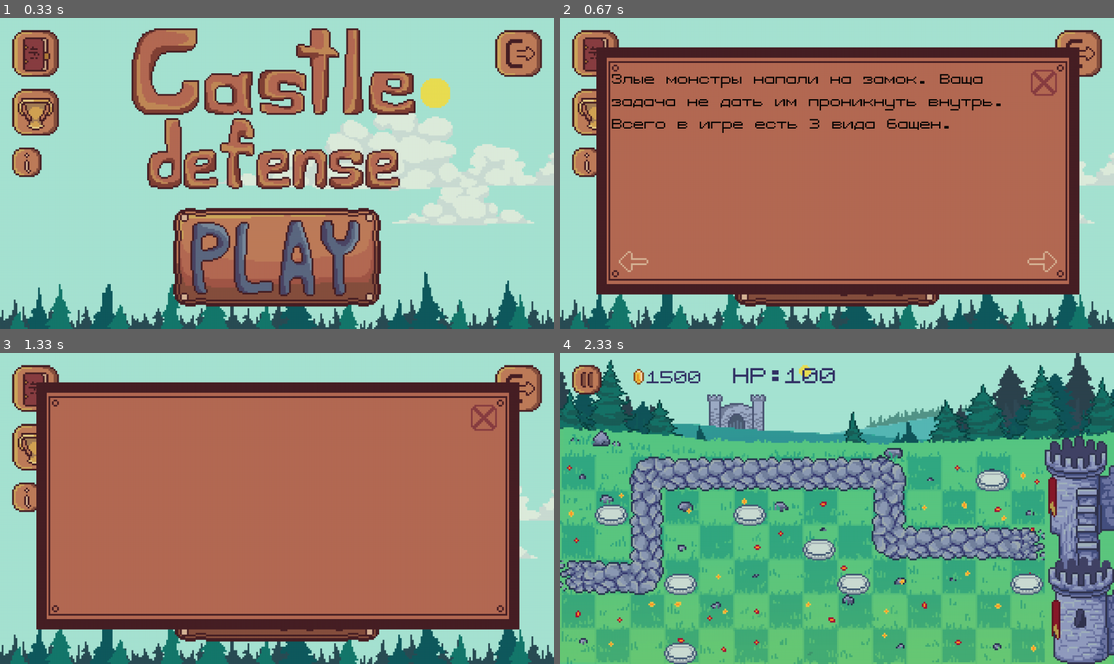
Above: before the commit, frames 1-4 (two rows, left to right).
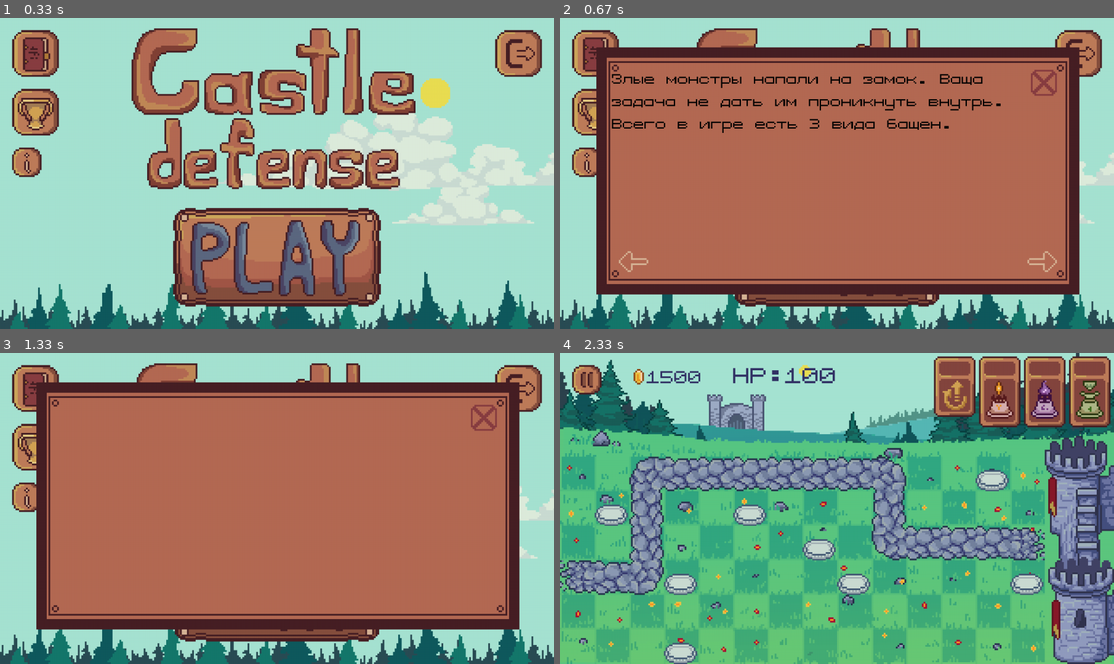
Above: after the commit, the same moments.

Repository: LenaSup/PyGame_project
Game: pygame game, started from main.py
The game is run twice, just before and just after one commit, with the same random seed, the same clock (stepped at 60 frames per second) and the same inputs.
Inputs (mouse positions are in pixels of both pictures, inside the frame that each line leads up to):
- Up to frame 1 (0.33 s): no input
- Up to frame 2 (0.67 s): press the mouse at (593, 52) at 0.37 s; move the mouse to (632, 148) at 0.47 s; release the mouse at (665, 245) at 0.6 s
- Up to frame 3 (1.33 s): press the mouse at (481, 418) at 0.7 s; move the mouse to (326, 405) at 0.8 s; release the mouse at (166, 396) at 0.93 s; press the mouse at (27, 496) at 1.03 s; move the mouse to (221, 527) at 1.13 s; release the mouse at (421, 558) at 1.27 s
- Up to frame 4 (2.33 s): press the mouse at (1041, 418) at 1.37 s; move the mouse to (1014, 402) at 1.47 s; release the mouse at (981, 390) at 1.6 s; press the mouse at (837, 592) at 1.7 s; move the mouse to (936, 580) at 1.8 s; release the mouse at (1030, 570) at 1.93 s; press the mouse at (709, 461) at 2.03 s; move the mouse to (753, 471) at 2.13 s; release the mouse at (803, 480) at 2.27 s

Frame 1 is identical in both runs. In frame 2, 1.1% of the frame differs, in the area x 24-65%, y 3-10%; in frame 3, 1.1%; in frame 4, 6.6%, in the area x 67-100%, y 0-24%.

Commit message:
Промижуиочное

Diff:
--- a/main.py
+++ b/main.py
@@ -203,6 +203,8 @@
             screen.blit(background, (0, 0))
             clouds.draw(screen)
             self.start_menu_sprites.draw(screen)
+            clouds.update()
+            screen.blit(castle_defense, ((size[0] // 320) * 76, (size[1] // 180) * 6))
             for event in pygame.event.get():
                 if event.type == pygame.QUIT:
                     sys.exit()  # Выхлд из игры
@@ -210,8 +212,6 @@
                     pos = pygame.mouse.get_pos()
                     for i in self.start_menu_sprites:
                         i.click(pos, screen)
-            clouds.update()
-            screen.blit(castle_defense, ((size[0] // 320) * 76, (size[1] // 180) * 6))
             pygame.display.flip()
             clock.tick(fps)
 
@@ -413,6 +413,54 @@
                 clock.tick(fps)
 
 
+class Tower1Btn(pygame.sprite.Sprite):
+    def __init__(self, group, size):
+        super().__init__(group)
+        self.type = 1
+        self.image = load_image('tower1_button.png')
+        rect = self.image.get_rect().size
+        self.image = pygame.transform.scale(self.image, ((size[0] // 320) * rect[0], (size[1] // 180) * rect[1]))
+        self.rect = self.image.get_rect()
+        self.rect.left, self.rect.top = (size[0] // 320) * 242, (size[1] // 180) * 2
+        self.size = size
+
+
+class Tower2Btn(pygame.sprite.Sprite):
+    def __init__(self, group, size):
+        super().__init__(group)
+        self.type = 2
+        self.image = load_image('tower2_button.png')
+        rect = self.image.get_rect().size
+        self.image = pygame.transform.scale(self.image, ((size[0] // 320) * rect[0], (size[1] // 180) * rect[1]))
+        self.rect = self.image.get_rect()
+        self.rect.left, self.rect.top = (size[0] // 320) * 268, (size[1] // 180) * 2
+        self.size = size
+
+
+class Tower3Btn(pygame.sprite.Sprite):
+    def __init__(self, group, size):
+        super().__init__(group)
+        self.type = 3
+        self.image = load_image('tower3_button.png')
+        rect = self.image.get_rect().size
+        self.image = pygame.transform.scale(self.image, ((size[0] // 320) * rect[0], (size[1] // 180) * rect[1]))
+        self.rect = self.image.get_rect()
+        self.rect.left, self.rect.top = (size[0] // 320) * 294, (size[1] // 180) * 2
+        self.size = size
+
+
+class UpgradeBtn(pygame.sprite.Sprite):
+    def __init__(self, group, size):
+        super().__init__(group)
+        self.type = 3
+        self.image = load_image('upgrade_button.png')
+        rect = self.image.get_rect().size
+        self.image = pygame.transform.scale(self.image, ((size[0] // 320) * rect[0], (size[1] // 180) * rect[1]))
+        self.rect = self.image.get_rect()
+        self.rect.left, self.rect.top = (size[0] // 320) * 216, (size[1] // 180) * 2
+        self.size = size
+
+
 class Cell(pygame.sprite.Sprite):  # общий класс клетки
     def __init__(self, x, y, size, image=None):
         self.name = self.__class__.__name__
@@ -851,11 +899,16 @@
 
     # часть Лены
     background = pygame.transform.scale(load_image('sky.png'), size)
+
     castle = pygame.transform.scale(load_image('castle.png'), ((size[0] // 320) * 40, (size[1] // 180) * 132))
     current_level = main_menu(screen)
     playing_field = pygame.transform.scale(load_image('background_0.png'), size)
     #
     clickable_interface_elements = pygame.sprite.Group()
+    upgrade_btn = UpgradeBtn(clickable_interface_elements, size)
+    tower1_btn = Tower1Btn(clickable_interface_elements, size)
+    tower2_btn = Tower2Btn(clickable_interface_elements, size)
+    tower3_btn = Tower3Btn(clickable_interface_elements, size)
     pause_but = PauseBut(clickable_interface_elements, size, screen)
     # -
     # загрузка карты
@@ -956,8 +1009,8 @@
         # отрисовка
         screen.blit(background, (0, 0))  # Фон с небом
         screen.blit(playing_field, (0, 0))      # Игровое поле
-        clickable_interface_elements.draw(screen)   # элименты игтерфейса игры
         screen.blit(castle, ((size[0] // 320) * 280, (size[1] // 180) * 48))     # замок
+        clickable_interface_elements.draw(screen)  # элименты игтерфейса игры
         in_game_captions(screen)    # отрисовка натписей
         cells.update()
         cells.draw(screen)
Binary file changed: user_data.sqlite3
